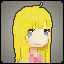
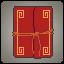
Two versions of the same layered image (64×64). Layer-by-layer changes:
added group "Journal" with 1 layers above "Paper" over [12, 2, 54, 59]
added layer "Layer 17" in group "Journal" over [12, 2, 54, 59]
hid group "Peach" (1 layers) over [13, 3, 52, 63]
